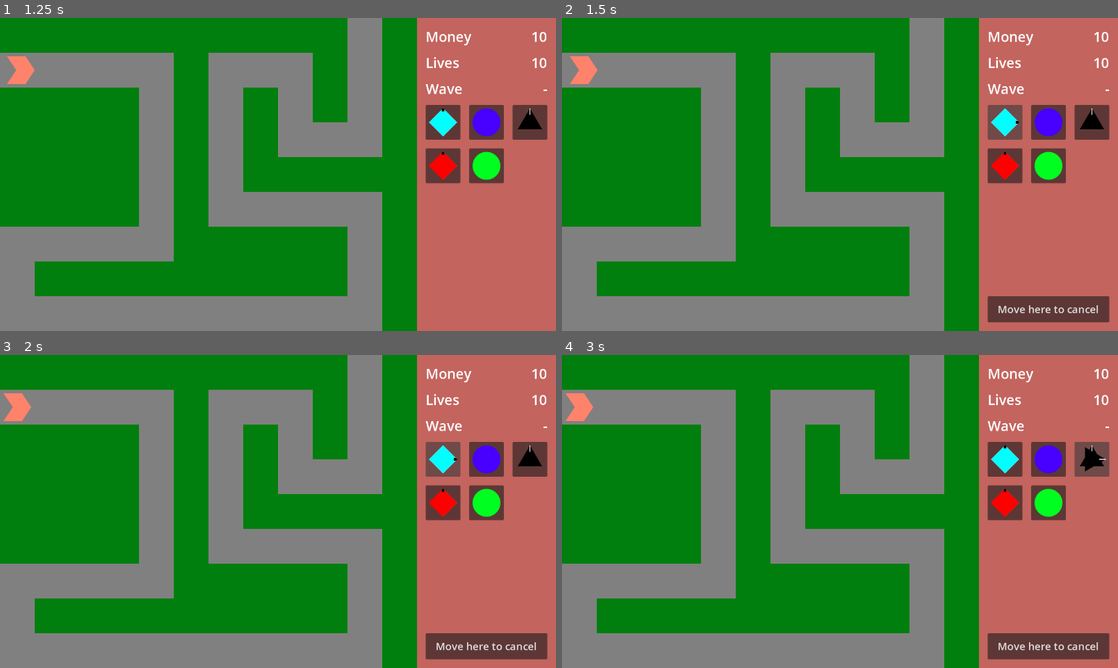
Above: before the commit, frames 1-4 (two rows, left to right).
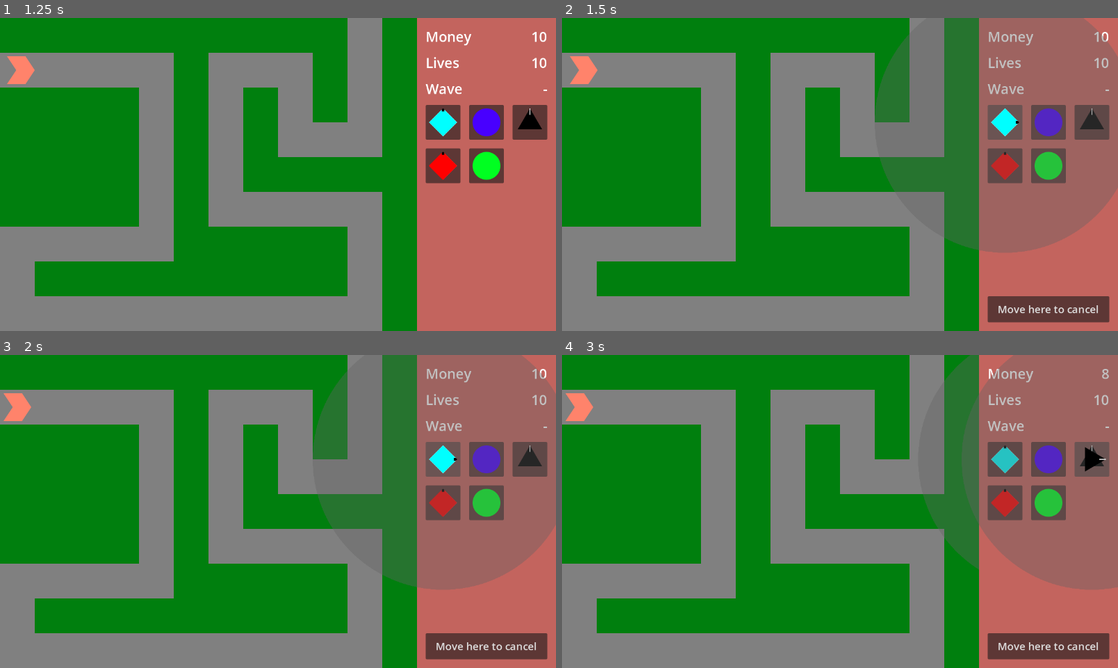
Above: after the commit, the same moments.

Repository: phrasmotica/godot-tower-defence
Game: Godot game, scene res://scenes/game.tscn
Two runs of this game, one before a commit and one after it. Both use one fixed random seed, a clock stepped at 60 frames per second and the inputs below.
Inputs (mouse positions are in pixels of both pictures, inside the frame that each line leads up to):
- Up to frame 1 (1.25 s): click "Play path 0" at 0.5 s
- Up to frame 2 (1.5 s): click (1006, 121) at 1.25 s
- Up to frame 3 (2 s): no input
- Up to frame 4 (3 s): click (1051, 458) at 2 s; click (1090, 458) at 2.75 s

Frame 1 is identical in both runs. In frame 2, 22% of the frame differs, in the area x 56-100%, y 0-75%; in frame 3, 22%; in frame 4, 19%.
Error before the commit: Trying to assign value of type 'Node2D' to a variable of type 'tower_progress_bars.gd'. (res://scripts/tower.gd:16)

Commit message:
Add tower progress bars scene to cannon, gun and slow towers

Diff:
--- a/scenes/towers/cannon_tower.tscn
+++ b/scenes/towers/cannon_tower.tscn
@@ -2,7 +2,7 @@
 
 [ext_resource type="Script" path="res://scripts/tower.gd" id="1_bjpxi"]
 [ext_resource type="Texture2D" uid="uid://du6xscvmfx8l8" path="res://assets/sprites/towerselection.png" id="3_so6nu"]
-[ext_resource type="PackedScene" uid="uid://di7bq577a2xqr" path="res://scenes/towers/components/progress_bar.tscn" id="3_uexfa"]
+[ext_resource type="PackedScene" uid="uid://bsqy7xfg6a4le" path="res://scenes/towers/components/tower_progress_bars.tscn" id="3_xd60m"]
 [ext_resource type="PackedScene" uid="uid://ct2i4k8jry8hy" path="res://scenes/towers/components/visualiser.tscn" id="4_u4erw"]
 [ext_resource type="Script" path="res://scripts/tower_level_manager.gd" id="5_3jave"]
 [ext_resource type="PackedScene" uid="uid://djj6tjv3p0qo6" path="res://scenes/towers/components/tower_level.tscn" id="6_1fwj3"]
@@ -122,13 +122,7 @@
 [node name="SelectionSprite" type="AnimatedSprite2D" parent="Selection"]
 sprite_frames = SubResource("SpriteFrames_7prn5")
 
-[node name="ProgressBars" type="Node2D" parent="."]
-position = Vector2(0, 40)
-
-[node name="WarmupProgressBar" parent="ProgressBars" instance=ExtResource("3_uexfa")]
-
-[node name="UpgradeProgressBar" parent="ProgressBars" instance=ExtResource("3_uexfa")]
-colour = Color(1, 1, 0, 1)
+[node name="ProgressBars" parent="." instance=ExtResource("3_xd60m")]
 
 [node name="Visualiser" parent="." instance=ExtResource("4_u4erw")]
 
@@ -176,10 +170,10 @@
 [connection signal="mouse_exited" from="DetectMouse" to="." method="_on_detect_mouse_mouse_exited"]
 [connection signal="body_entered" from="CollisionArea" to="." method="_on_collision_area_body_entered"]
 [connection signal="body_exited" from="CollisionArea" to="." method="_on_collision_area_body_exited"]
-[connection signal="finished" from="ProgressBars/WarmupProgressBar" to="Levels" method="_on_warmup_progress_bar_finished"]
-[connection signal="started" from="ProgressBars/WarmupProgressBar" to="Levels" method="_on_warmup_progress_bar_started"]
-[connection signal="finished" from="ProgressBars/UpgradeProgressBar" to="Levels" method="_on_upgrade_progress_bar_finished"]
-[connection signal="started" from="ProgressBars/UpgradeProgressBar" to="Levels" method="_on_upgrade_progress_bar_started"]
+[connection signal="upgrade_finished" from="ProgressBars" to="Levels" method="_on_progress_bars_upgrade_finished"]
+[connection signal="upgrade_started" from="ProgressBars" to="Levels" method="_on_progress_bars_upgrade_started"]
+[connection signal="warmup_finished" from="ProgressBars" to="Levels" method="_on_progress_bars_warmup_finished"]
+[connection signal="warmup_started" from="ProgressBars" to="Levels" method="_on_progress_bars_warmup_started"]
 [connection signal="adjust_effect_range" from="Levels" to="Visualiser" method="_on_levels_adjust_effect_range"]
 [connection signal="adjust_range" from="Levels" to="Visualiser" method="_on_levels_adjust_range"]
 [connection signal="created_effect" from="Levels" to="." method="_on_levels_created_effect"]
--- a/scenes/towers/gun_tower.tscn
+++ b/scenes/towers/gun_tower.tscn
@@ -1,8 +1,8 @@
 [gd_scene load_steps=26 format=3 uid="uid://bm6ytyxvbceh0"]
 
 [ext_resource type="Script" path="res://scripts/tower.gd" id="1_v8t2a"]
-[ext_resource type="PackedScene" uid="uid://di7bq577a2xqr" path="res://scenes/towers/components/progress_bar.tscn" id="3_6fds3"]
 [ext_resource type="Texture2D" uid="uid://du6xscvmfx8l8" path="res://assets/sprites/towerselection.png" id="3_ksutm"]
+[ext_resource type="PackedScene" uid="uid://bsqy7xfg6a4le" path="res://scenes/towers/components/tower_progress_bars.tscn" id="3_xlhsu"]
 [ext_resource type="Script" path="res://scripts/tower_level_manager.gd" id="4_4tss6"]
 [ext_resource type="Texture2D" uid="uid://bqxjks1khgpr4" path="res://assets/sprites/tower1upgrade1.png" id="4_gubpj"]
 [ext_resource type="PackedScene" uid="uid://djj6tjv3p0qo6" path="res://scenes/towers/components/tower_level.tscn" id="4_t0fww"]
@@ -155,13 +155,7 @@
 [node name="SelectionSprite" type="AnimatedSprite2D" parent="Selection"]
 sprite_frames = SubResource("SpriteFrames_7prn5")
 
-[node name="ProgressBars" type="Node2D" parent="."]
-position = Vector2(0, 40)
-
-[node name="WarmupProgressBar" parent="ProgressBars" instance=ExtResource("3_6fds3")]
-
-[node name="UpgradeProgressBar" parent="ProgressBars" instance=ExtResource("3_6fds3")]
-colour = Color(1, 1, 0, 1)
+[node name="ProgressBars" parent="." instance=ExtResource("3_xlhsu")]
 
 [node name="Visualiser" parent="." instance=ExtResource("4_tichb")]
 
@@ -242,10 +236,10 @@
 [connection signal="mouse_exited" from="DetectMouse" to="." method="_on_detect_mouse_mouse_exited"]
 [connection signal="body_entered" from="CollisionArea" to="." method="_on_collision_area_body_entered"]
 [connection signal="body_exited" from="CollisionArea" to="." method="_on_collision_area_body_exited"]
-[connection signal="finished" from="ProgressBars/WarmupProgressBar" to="Levels" method="_on_warmup_progress_bar_finished"]
-[connection signal="started" from="ProgressBars/WarmupProgressBar" to="Levels" method="_on_warmup_progress_bar_started"]
-[connection signal="finished" from="ProgressBars/UpgradeProgressBar" to="Levels" method="_on_upgrade_progress_bar_finished"]
-[connection signal="started" from="ProgressBars/UpgradeProgressBar" to="Levels" method="_on_upgrade_progress_bar_started"]
+[connection signal="upgrade_finished" from="ProgressBars" to="Levels" method="_on_progress_bars_upgrade_finished"]
+[connection signal="upgrade_started" from="ProgressBars" to="Levels" method="_on_progress_bars_upgrade_started"]
+[connection signal="warmup_finished" from="ProgressBars" to="Levels" method="_on_progress_bars_warmup_finished"]
+[connection signal="warmup_started" from="ProgressBars" to="Levels" method="_on_progress_bars_warmup_started"]
 [connection signal="adjust_effect_range" from="Levels" to="Visualiser" method="_on_levels_adjust_effect_range"]
 [connection signal="adjust_range" from="Levels" to="Visualiser" method="_on_levels_adjust_range"]
 [connection signal="created_effect" from="Levels" to="." method="_on_levels_created_effect"]
--- a/scenes/towers/slow_tower.tscn
+++ b/scenes/towers/slow_tower.tscn
@@ -1,8 +1,8 @@
 [gd_scene load_steps=27 format=3 uid="uid://b8qu4bxbhapgl"]
 
 [ext_resource type="Script" path="res://scripts/tower.gd" id="1_c2mwh"]
-[ext_resource type="PackedScene" uid="uid://di7bq577a2xqr" path="res://scenes/towers/components/progress_bar.tscn" id="3_08s34"]
 [ext_resource type="Texture2D" uid="uid://du6xscvmfx8l8" path="res://assets/sprites/towerselection.png" id="3_c5d30"]
+[ext_resource type="PackedScene" uid="uid://bsqy7xfg6a4le" path="res://scenes/towers/components/tower_progress_bars.tscn" id="3_r7mld"]
 [ext_resource type="PackedScene" uid="uid://ct2i4k8jry8hy" path="res://scenes/towers/components/visualiser.tscn" id="4_pmf8q"]
 [ext_resource type="Script" path="res://scripts/tower_level_manager.gd" id="5_t5pdt"]
 [ext_resource type="PackedScene" uid="uid://djj6tjv3p0qo6" path="res://scenes/towers/components/tower_level.tscn" id="6_eu8cm"]
@@ -156,13 +156,7 @@
 [node name="SelectionSprite" type="AnimatedSprite2D" parent="Selection"]
 sprite_frames = SubResource("SpriteFrames_7prn5")
 
-[node name="ProgressBars" type="Node2D" parent="."]
-position = Vector2(0, 40)
-
-[node name="WarmupProgressBar" parent="ProgressBars" instance=ExtResource("3_08s34")]
-
-[node name="UpgradeProgressBar" parent="ProgressBars" instance=ExtResource("3_08s34")]
-colour = Color(1, 1, 0, 1)
+[node name="ProgressBars" parent="." instance=ExtResource("3_r7mld")]
 
 [node name="Visualiser" parent="." instance=ExtResource("4_pmf8q")]
 
@@ -225,10 +219,10 @@
 [connection signal="mouse_exited" from="DetectMouse" to="." method="_on_detect_mouse_mouse_exited"]
 [connection signal="body_entered" from="CollisionArea" to="." method="_on_collision_area_body_entered"]
 [connection signal="body_exited" from="CollisionArea" to="." method="_on_collision_area_body_exited"]
-[connection signal="finished" from="ProgressBars/WarmupProgressBar" to="Levels" method="_on_warmup_progress_bar_finished"]
-[connection signal="started" from="ProgressBars/WarmupProgressBar" to="Levels" method="_on_warmup_progress_bar_started"]
-[connection signal="finished" from="ProgressBars/UpgradeProgressBar" to="Levels" method="_on_upgrade_progress_bar_finished"]
-[connection signal="started" from="ProgressBars/UpgradeProgressBar" to="Levels" method="_on_upgrade_progress_bar_started"]
+[connection signal="upgrade_finished" from="ProgressBars" to="Levels" method="_on_progress_bars_upgrade_finished"]
+[connection signal="upgrade_started" from="ProgressBars" to="Levels" method="_on_progress_bars_upgrade_started"]
+[connection signal="warmup_finished" from="ProgressBars" to="Levels" method="_on_progress_bars_warmup_finished"]
+[connection signal="warmup_started" from="ProgressBars" to="Levels" method="_on_progress_bars_warmup_started"]
 [connection signal="adjust_effect_range" from="Levels" to="Visualiser" method="_on_levels_adjust_effect_range"]
 [connection signal="adjust_range" from="Levels" to="Visualiser" method="_on_levels_adjust_range"]
 [connection signal="created_effect" from="Levels" to="." method="_on_levels_created_effect"]
